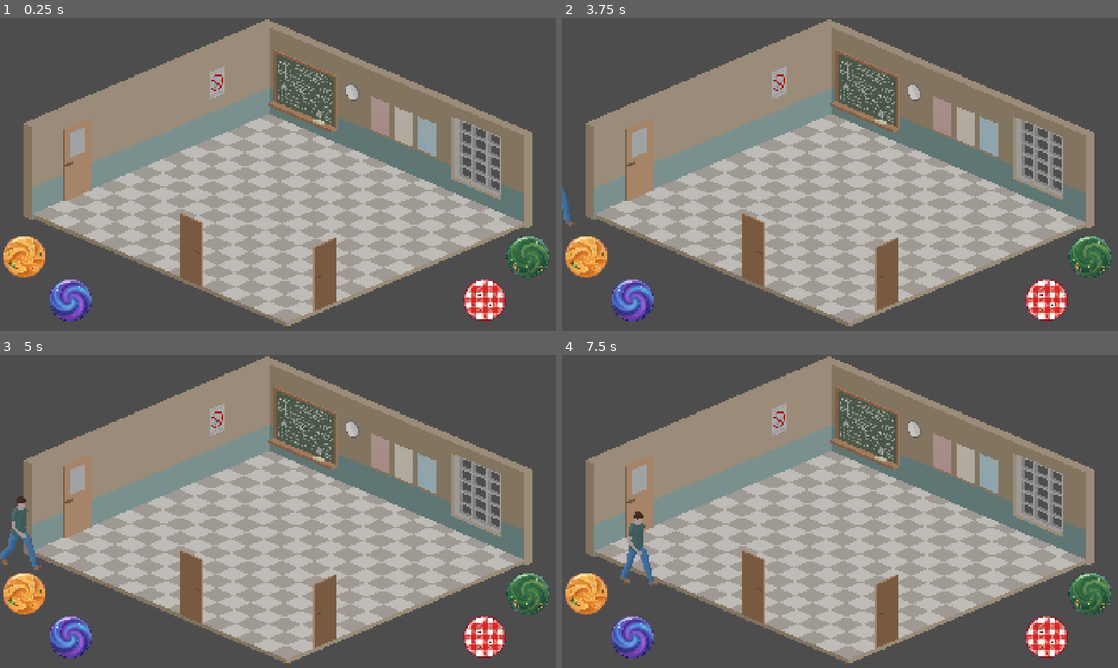
Above: before the commit, frames 1-4 (two rows, left to right).
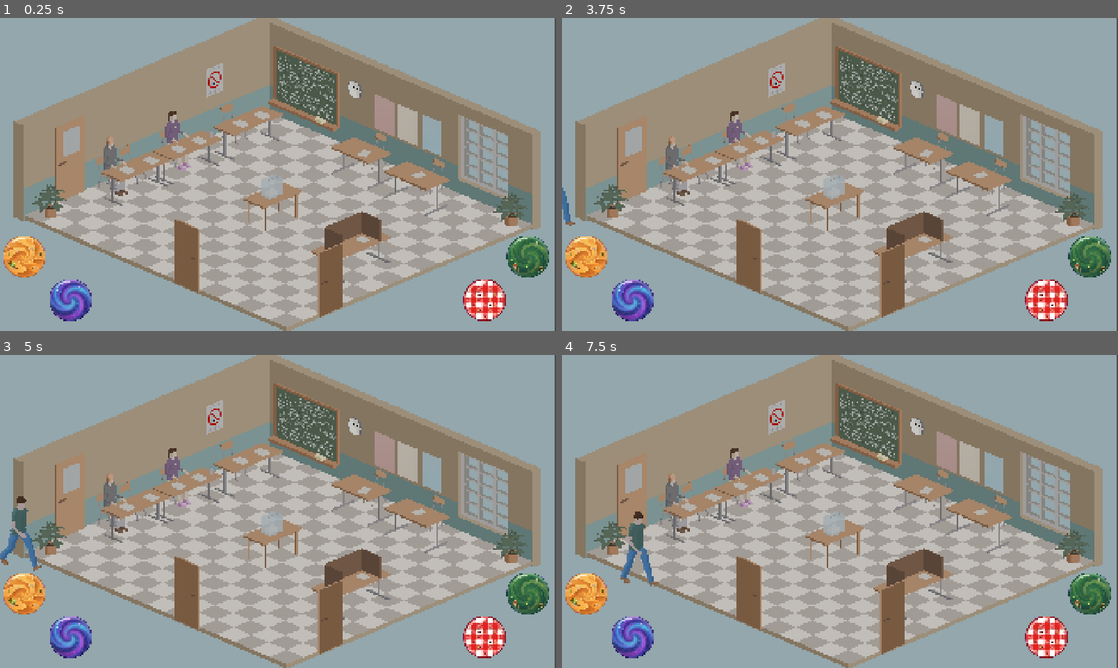
Above: after the commit, the same moments.

Repository: kreativna-blokada/blokadna-glasalica
Game: Godot game, scene res://!project/build/design/scenes/game.tscn
Two runs of this game, one before a commit and one after it. Both use one fixed random seed, a clock stepped at 60 frames per second and the inputs below.
Inputs:
- Up to frame 1 (0.25 s): no input
- Up to frame 2 (3.75 s): tap Enter (ui_accept) at 0.5, 0.77, 1.25, 1.52, 2.75, 3.02 s; hold D (start) 0.53-1.28 s; hold Right (ui_right) 0.53-2.03 s; tap D (start) at 1.35, 2, 2.85, 3.5 s; hold Left (ui_left) 2.03-2.78 s; hold D (start) 2.03-2.78 s; hold Right (ui_right) from 2.78 s (still down); hold D (start) from 3.53 s (still down)
- Up to frame 3 (5 s): tap Enter (ui_accept) at 3.77, 4.52 s; release Right (ui_right) at 4.28 s; release D (start) at 4.28 s; hold Left (ui_left) from 4.28 s (still down); tap D (start) at 4.35 s
- Up to frame 4 (7.5 s): release Left (ui_left) at 5.03 s; hold Right (ui_right) 5.03-5.78 s; hold D (start) 5.03-5.78 s; hold Left (ui_left) 5.78-7.28 s; tap D (start) at 5.85, 7.35 s; tap Enter (ui_accept) at 6.02, 6.77 s; hold D (start) 6.53-7.28 s; hold Right (ui_right) from 7.28 s (still down)

The runs differ from the first frame. In frame 1, 58% of the frame differs, in the area x 0-100%, y 0-100%; in frame 2, 58%; in frame 3, 57%; in frame 4, 57%.

Commit message:
Aplying updated assets for main gameplay scene

Diff:
--- a/!project/build/design/scenes/game.tscn
+++ b/!project/build/design/scenes/game.tscn
@@ -1,16 +1,24 @@
 [gd_scene format=3 uid="uid://cugarisbw1qyg"]
 
 [ext_resource type="Script" uid="uid://egc5bohaewmh" path="res://!project/build/design/scenes/stage.gd" id="1_whd4d"]
+[ext_resource type="Texture2D" uid="uid://bnbwm40jaltgt" path="res://!project/art/plant.png" id="2_3xm1w"]
 [ext_resource type="Texture2D" uid="uid://dtq2mbiupcaix" path="res://!project/art/room.png" id="2_bmiuw"]
 [ext_resource type="PackedScene" uid="uid://dn4isvcgxdmwk" path="res://!project/build/design/scenes/actors/voting_stop.tscn" id="2_ywe5c"]
+[ext_resource type="Texture2D" uid="uid://bbx61xsoc0hs0" path="res://!project/art/table1.png" id="3_0bby2"]
+[ext_resource type="Texture2D" uid="uid://cf55eeua2caey" path="res://!project/art/voting_table.png" id="3_icv6h"]
 [ext_resource type="Texture2D" uid="uid://dv8afp8brclto" path="res://!project/art/door.png" id="3_nrnfg"]
 [ext_resource type="Script" uid="uid://dv4vi1n10xo74" path="res://!project/build/design/scenes/actors/voters.gd" id="3_whd4d"]
+[ext_resource type="Texture2D" uid="uid://bh0tina8uva5e" path="res://!project/art/table2.png" id="4_dk2sw"]
+[ext_resource type="Texture2D" uid="uid://1t3vagxag6xt" path="res://!project/art/voting_box.png" id="4_uudsr"]
 [ext_resource type="Texture2D" uid="uid://ca7s4ygey62sb" path="res://!project/art/UI/Button Right - unpressed.png" id="5_4hrqh"]
+[ext_resource type="Texture2D" uid="uid://byrpwvnbcylq0" path="res://!project/art/table3.png" id="5_oeyod"]
 [ext_resource type="Texture2D" uid="uid://d2qginyfevwft" path="res://!project/art/door-right.png" id="6_exxqc"]
 [ext_resource type="Texture2D" uid="uid://ckqvc7clnlxsb" path="res://!project/art/UI/Button Right - pressed.png" id="6_whd4d"]
 [ext_resource type="Texture2D" uid="uid://de1ikyebnqckx" path="res://!project/art/UI/Button Wrong - unpressed.png" id="7_bmiuw"]
 [ext_resource type="Texture2D" uid="uid://bnvx7c6rfa3nd" path="res://!project/art/UI/Button Wrong - pressed.png" id="8_exxqc"]
 [ext_resource type="Texture2D" uid="uid://cdcsfwp181ndh" path="res://!project/art/UI/Button Select - unpressed.png" id="9_cuco4"]
+[ext_resource type="Texture2D" uid="uid://cp8miiu5dqrfd" path="res://!project/art/table4.png" id="9_k2xon"]
+[ext_resource type="Texture2D" uid="uid://cqpi048ceudyq" path="res://!project/art/table5.png" id="10_h4f4w"]
 [ext_resource type="Texture2D" uid="uid://caxdq11kb2wrv" path="res://!project/art/UI/Button Select - pressed.png" id="10_y28sd"]
 [ext_resource type="Texture2D" uid="uid://d2dk3gr6vypyj" path="res://!project/art/UI/Button Initiate - unpressed.png" id="11_0bby2"]
 [ext_resource type="Texture2D" uid="uid://dj51chytcfrml" path="res://!project/art/UI/Button Initiate - pressed.png" id="12_dk2sw"]
@@ -20,10 +28,85 @@
 [node name="Stage" type="Node2D" parent="." unique_id=1877766357]
 script = ExtResource("1_whd4d")
 
-[node name="Room" type="Sprite2D" parent="Stage" unique_id=1687017649]
+[node name="Scenery" type="Node2D" parent="Stage" unique_id=1698726657]
+
+[node name="Room" type="Sprite2D" parent="Stage/Scenery" unique_id=2091664243]
+modulate = Color(1.0116422, 1.0116422, 1.0116422, 1)
+z_index = -3
 position = Vector2(960, 540)
+scale = Vector2(1.55, 1.55)
+texture = ExtResource("2_bmiuw")
+
+[node name="Decor" type="Sprite2D" parent="Stage/Scenery" unique_id=464968748]
+z_index = -1
+position = Vector2(168, 633)
+scale = Vector2(1.55, 1.55)
+texture = ExtResource("2_3xm1w")
+
+[node name="Plant" type="Sprite2D" parent="Stage/Scenery" unique_id=1087283380]
+z_index = -1
+position = Vector2(1760, 661)
+scale = Vector2(1.55, 1.55)
+texture = ExtResource("2_3xm1w")
+
+[node name="Booth" type="Sprite2D" parent="Stage/Scenery" unique_id=1067923526]
+z_index = -3
+position = Vector2(1212.0001, 791.00006)
+scale = Vector2(1.5499998, 1.5499998)
+texture = ExtResource("3_icv6h")
+
+[node name="Box" type="Sprite2D" parent="Stage/Scenery" unique_id=117731173]
+z_index = -1
+position = Vector2(941, 637)
+scale = Vector2(1.5499998, 1.5499998)
+texture = ExtResource("4_uudsr")
+
+[node name="Check" type="Sprite2D" parent="Stage/Scenery" unique_id=2025575775]
+position = Vector2(460.00006, 529)
+scale = Vector2(1.7, 1.7)
+texture = ExtResource("3_0bby2")
+
+[node name="Spray" type="Sprite2D" parent="Stage/Scenery" unique_id=223021994]
+z_index = -1
+position = Vector2(646, 447.99997)
+scale = Vector2(1.7, 1.7)
+texture = ExtResource("4_dk2sw")
+
+[node name="ID" type="Sprite2D" parent="Stage/Scenery" unique_id=1886505568]
+z_index = -2
+position = Vector2(854.99994, 392.99997)
+scale = Vector2(1.7, 1.7)
+texture = ExtResource("5_oeyod")
+
+[node name="Ballot" type="Sprite2D" parent="Stage/Scenery" unique_id=1309437222]
+z_index = -2
+position = Vector2(1248, 493)
+scale = Vector2(1.55, 1.55)
+texture = ExtResource("9_k2xon")
+
+[node name="Voting" type="Sprite2D" parent="Stage/Scenery" unique_id=410925280]
+z_index = -2
+position = Vector2(1439, 583.00006)
+scale = Vector2(1.55, 1.55)
+texture = ExtResource("10_h4f4w")
+
+[node name="Entry" type="Sprite2D" parent="Stage/Scenery" unique_id=1601410947]
+z_index = -3
+position = Vector2(645, 820)
 scale = Vector2(1.5, 1.5)
-texture = ExtResource("2_bmiuw")
+texture = ExtResource("3_nrnfg")
+
+[node name="Exit" type="Sprite2D" parent="Stage/Scenery" unique_id=414813872]
+z_index = -3
+position = Vector2(1141, 904)
+scale = Vector2(1.5, 1.5)
+texture = ExtResource("6_exxqc")
+
+[node name="ColorRect" type="ColorRect" parent="Stage/Scenery" unique_id=1298174958]
+z_index = -4
+offset_right = 1915.0
+offset_bottom = 1088.0
+color = Color(0.5764706, 0.654902, 0.6784314, 1)
 
 [node name="VoterSlots" type="Node2D" parent="Stage" unique_id=328396471]
 script = ExtResource("3_whd4d")
@@ -107,16 +190,6 @@
 [node name="Out" parent="Stage/VoterStops" unique_id=212483479 instance=ExtResource("2_ywe5c")]
 position = Vector2(1600, 1200)
 
-[node name="Entry" type="Sprite2D" parent="Stage" unique_id=1601410947]
-position = Vector2(661, 800.00006)
-scale = Vector2(1.5, 1.5)
-texture = ExtResource("3_nrnfg")
-
-[node name="Exit" type="Sprite2D" parent="Stage" unique_id=414813872]
-position = Vector2(1121, 885)
-scale = Vector2(1.5, 1.5)
-texture = ExtResource("6_exxqc")
-
 [node name="Timer" type="Timer" parent="Stage" unique_id=126925033]
 wait_time = 7.5
 one_shot = true
--- a/!project/build/design/scenes/playground.tscn
+++ b/!project/build/design/scenes/playground.tscn
@@ -5,7 +5,6 @@
 [ext_resource type="Texture2D" uid="uid://dtq2mbiupcaix" path="res://!project/art/room.png" id="2_kd7wv"]
 [ext_resource type="PackedScene" uid="uid://dn4isvcgxdmwk" path="res://!project/build/design/scenes/actors/voting_stop.tscn" id="4_0lvdn"]
 [ext_resource type="Texture2D" uid="uid://dv8afp8brclto" path="res://!project/art/door.png" id="4_4snjr"]
-[ext_resource type="Texture2D" uid="uid://dhadrc42q4pyk" path="res://!project/art/balloon-state.png" id="6_kd7wv"]
 [ext_resource type="Texture2D" uid="uid://bnbwm40jaltgt" path="res://!project/art/plant.png" id="7_lx4dv"]
 [ext_resource type="Texture2D" uid="uid://cf55eeua2caey" path="res://!project/art/voting_table.png" id="8_ub0ki"]
 [ext_resource type="Texture2D" uid="uid://1t3vagxag6xt" path="res://!project/art/voting_box.png" id="9_6x5q6"]
@@ -53,25 +52,6 @@
 
 [node name="Out" parent="VotingStops" unique_id=118482608 instance=ExtResource("4_0lvdn")]
 position = Vector2(-228, 354)
-
-[node name="Instructions" type="Sprite2D" parent="." unique_id=1006797804]
-visible = false
-position = Vector2(1377, 603)
-scale = Vector2(0.29080117, 0.33628315)
-texture = ExtResource("6_kd7wv")
-flip_h = true
-
-[node name="Label" type="Label" parent="Instructions" unique_id=560038268]
-offset_left = -171.93866
-offset_top = -178.42114
-offset_right = 181.06134
-offset_bottom = 98.57886
-theme_override_colors/font_color = Color(0, 0, 0, 1)
-theme_override_font_sizes/font_size = 100
-text = "LICNA
-KARtA !"
-horizontal_alignment = 1
-vertical_alignment = 1
 
 [node name="Door" type="Sprite2D" parent="." unique_id=923288625]
 z_index = 1
@@ -143,8 +123,6 @@
 
 [node name="ColorRect" type="ColorRect" parent="." unique_id=704657051]
 z_index = -3
-offset_left = 2.0
-offset_top = -2.0
-offset_right = 1917.0
-offset_bottom = 1086.0
+offset_right = 1915.0
+offset_bottom = 1088.0
 color = Color(0.5764706, 0.654902, 0.6784314, 1)
